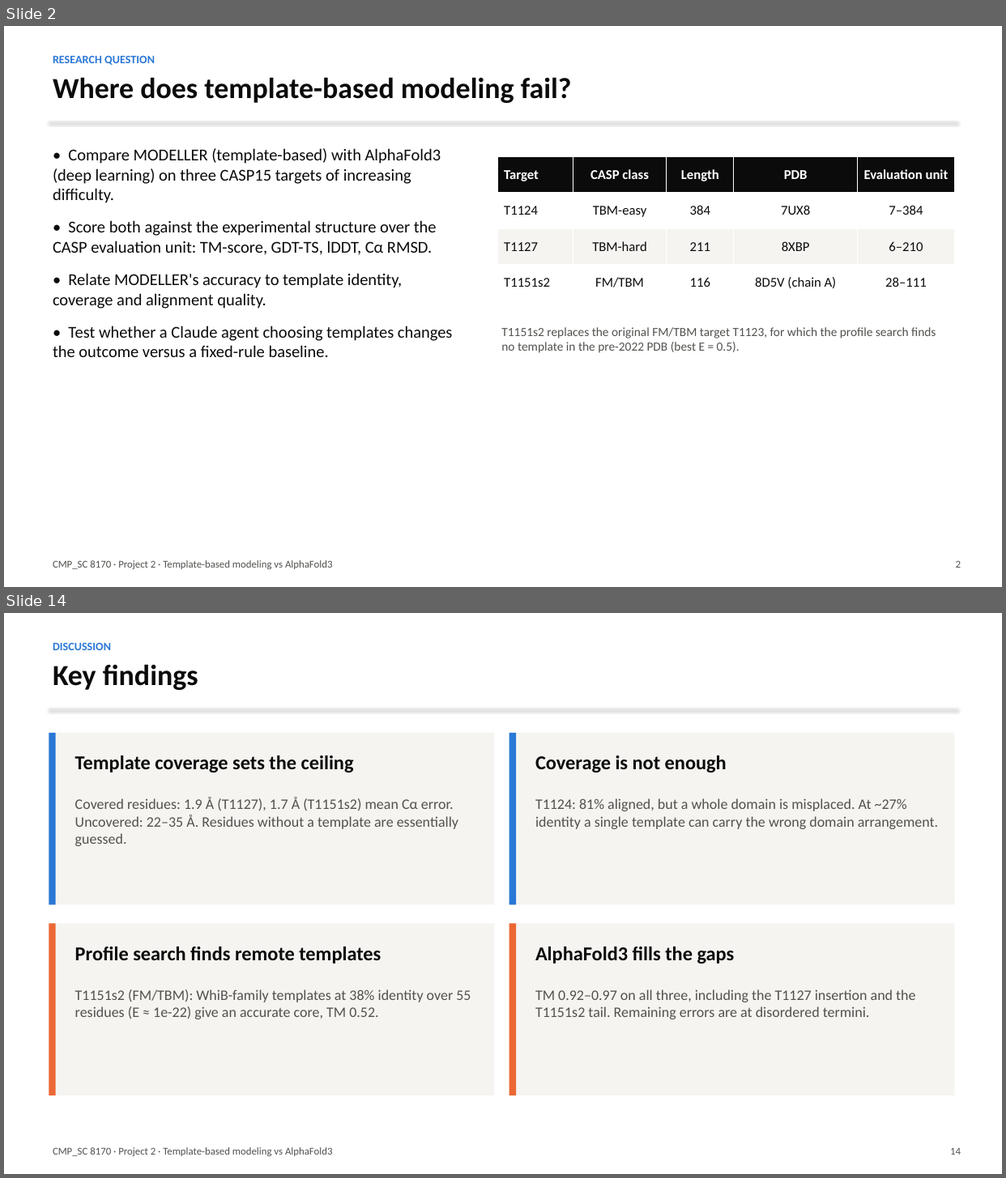
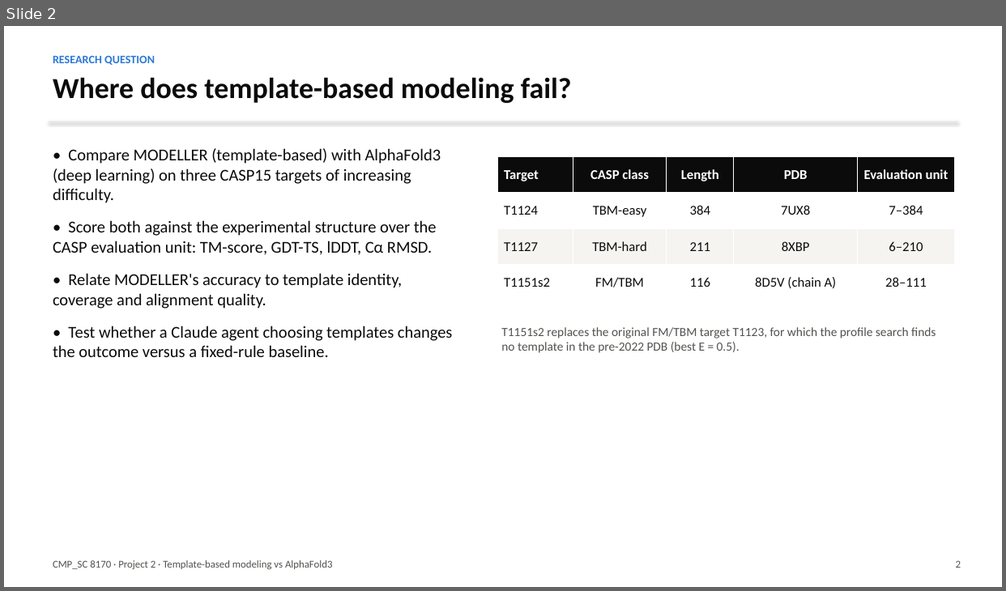
Before and after one commit to weisi2580/8170-project2, a slide deck: results/slides.pptx. Shown one above the other, each under a label of ours: slides 2 and 14 before the commit, slide 2 after it; the slides between them are not shown. The pictures are 1006x1178 and 1006x591 pixels, drawn with LibreOffice and Linux fonts; fonts in the diff are those of the drawing. Boxes give left, top, right and bottom in pixels: in the first picture for what was removed or moved away, otherwise in the second. Text is boxed around its words. In the diff, an @@ line names an element or a change of style, - is before the commit and + after.

```diff
--- a/results/slides.pptx
+++ b/results/slides.pptx
@@ slide 14 removed at <box>4,613,1002,1174</box>, background #FFFFFF @@
@@ text removed at <box>53,642,111,650</box> @@
-DISCUSSION
@@ text removed at <box>53,664,198,690</box> @@
-Key findings
@@ line removed from (49, 709) to (957, 709) @@
@@ rectangle removed at <box>49,733,494,905</box> @@
@@ rectangle removed at <box>49,733,56,905</box> @@
@@ rectangle removed at <box>509,733,955,905</box> @@
@@ rectangle removed at <box>509,733,516,905</box> @@
@@ text removed at <box>75,756,354,773</box> @@
-Template coverage sets the ceiling
@@ text removed at <box>535,756,727,773</box> @@
-Coverage is not enough
@@ text removed at <box>75,797,458,846</box> @@
-Covered residues: 1.9 Å (T1127), 1.7 Å (T1151s2) mean Cα error. Uncovered: 22–35 Å. Residues without a template are essentially guessed.
@@ text removed at <box>535,798,938,829</box> @@
-T1124: 81% aligned, but a whole domain is misplaced. At ~27% identity a single template can carry the wrong domain arrangement.
@@ rectangle removed at <box>49,924,494,1096</box> @@
@@ rectangle removed at <box>49,924,56,1096</box> @@
@@ rectangle removed at <box>509,924,955,1096</box> @@
@@ rectangle removed at <box>509,924,516,1096</box> @@
@@ text removed at <box>75,947,381,964</box> @@
-Profile search finds remote templates
@@ text removed at <box>535,947,735,964</box> @@
-AlphaFold3 fills the gaps
@@ text removed at <box>75,990,471,1020</box> @@
-T1151s2 (FM/TBM): WhiB-family templates at 38% identity over 55 residues (E ≈ 1e-22) give an accurate core, TM 0.52.
@@ text removed at <box>535,990,915,1020</box> @@
-TM 0.92–0.97 on all three, including the T1127 insertion and the T1151s2 tail. Remaining errors are at disordered termini.
@@ text removed at <box>53,1148,333,1157</box> @@
-CMP_SC 8170 · Project 2 · Template-based modeling vs AlphaFold3
@@ text removed at <box>950,1148,961,1155</box> @@
-14
```
Also in this commit, not shown: 5 slides changed, 2 slides added, 8 other slides removed, 1 other file.
